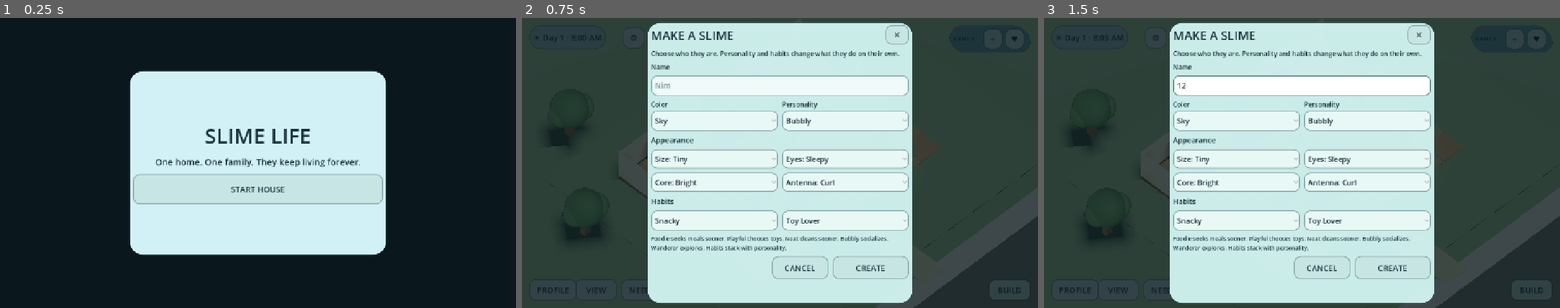
Above: before the commit, frames 1-3 (left to right).
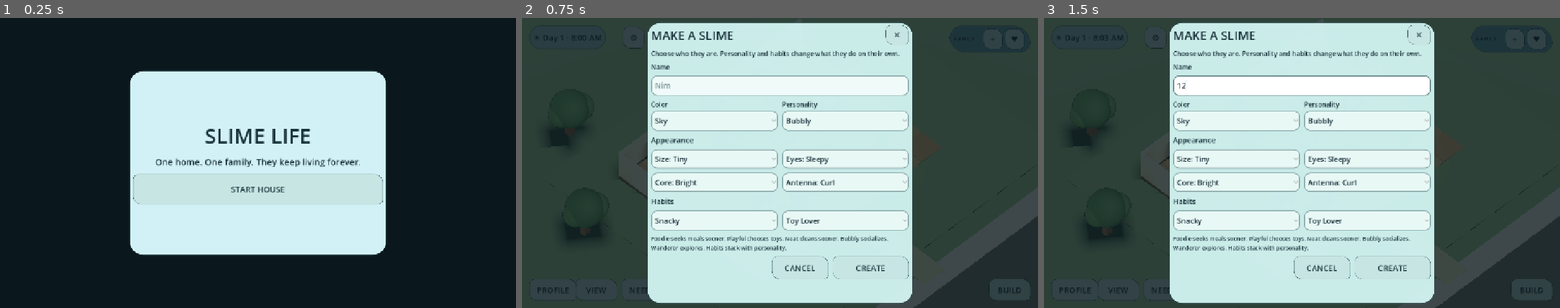
Above: after the commit, the same moments.

Repository: wisteria477/Slime-game
Game: Godot game, scene res://scenes/Main.tscn
Same seed, same stepped clock (60 frames per second), same inputs: the game is played once before the commit and once after it.
Inputs (mouse positions are in pixels of both pictures, inside the frame that each line leads up to):
- Up to frame 1 (0.25 s): no input
- Up to frame 2 (0.75 s): click "START HOUSE" at 0.5 s
- Up to frame 3 (1.5 s): click (1302, 84) at 1.27 s; type "12" at 1.35 s

The runs differ from the first frame. In frame 1, 0.4% of the frame differs, in the area x 25-75%, y 54-65%; in frame 2, 0.2%; in frame 3, 0.2%.

Commit message:
Replace generic rounded buttons with asymmetric slime UI shapes

Diff:
--- a/scripts/main.gd
+++ b/scripts/main.gd
@@ -2207,9 +2207,9 @@
     button.add_theme_color_override("font_color", Color("173039"))
     button.add_theme_color_override("font_hover_color", Color("0f252d"))
     button.add_theme_color_override("font_pressed_color", Color("10262c"))
-    button.add_theme_stylebox_override("normal", _panel_style(Color(0.78, 0.90, 0.89, 0.98), 16))
-    button.add_theme_stylebox_override("hover", _panel_style(Color(0.86, 0.95, 0.93, 1.0), 16))
-    button.add_theme_stylebox_override("pressed", _panel_style(Color(0.58, 0.78, 0.75, 1.0), 16))
+    button.add_theme_stylebox_override("normal", _button_style(Color(0.78, 0.90, 0.89, 0.98)))
+    button.add_theme_stylebox_override("hover", _button_style(Color(0.86, 0.95, 0.93, 1.0)))
+    button.add_theme_stylebox_override("pressed", _button_style(Color(0.58, 0.78, 0.75, 1.0)))
     button.pressed.connect(callback)
     if audio_manager:
         button.pressed.connect(audio_manager.ui_click)
@@ -2235,6 +2235,24 @@
     field.add_theme_color_override("font_placeholder_color", Color(0.24, 0.38, 0.40, 0.65))
     field.add_theme_stylebox_override("normal", _panel_style(Color(0.94, 0.98, 0.97, 1.0), 14))
     field.add_theme_stylebox_override("focus", _panel_style(Color(1.0, 1.0, 1.0, 1.0), 14))
+
+func _button_style(color: Color) -> StyleBoxFlat:
+    var style := StyleBoxFlat.new()
+    style.bg_color = color
+    style.corner_radius_top_left = 13
+    style.corner_radius_top_right = 20
+    style.corner_radius_bottom_left = 19
+    style.corner_radius_bottom_right = 11
+    style.border_width_left = 1
+    style.border_width_top = 1
+    style.border_width_right = 1
+    style.border_width_bottom = 1
+    style.border_color = Color(0.13, 0.27, 0.29, 0.32)
+    style.content_margin_left = 9
+    style.content_margin_right = 9
+    style.content_margin_top = 5
+    style.content_margin_bottom = 5
+    return style
 
 func _puddle_style(color: Color) -> StyleBoxFlat:
     var style := StyleBoxFlat.new()
